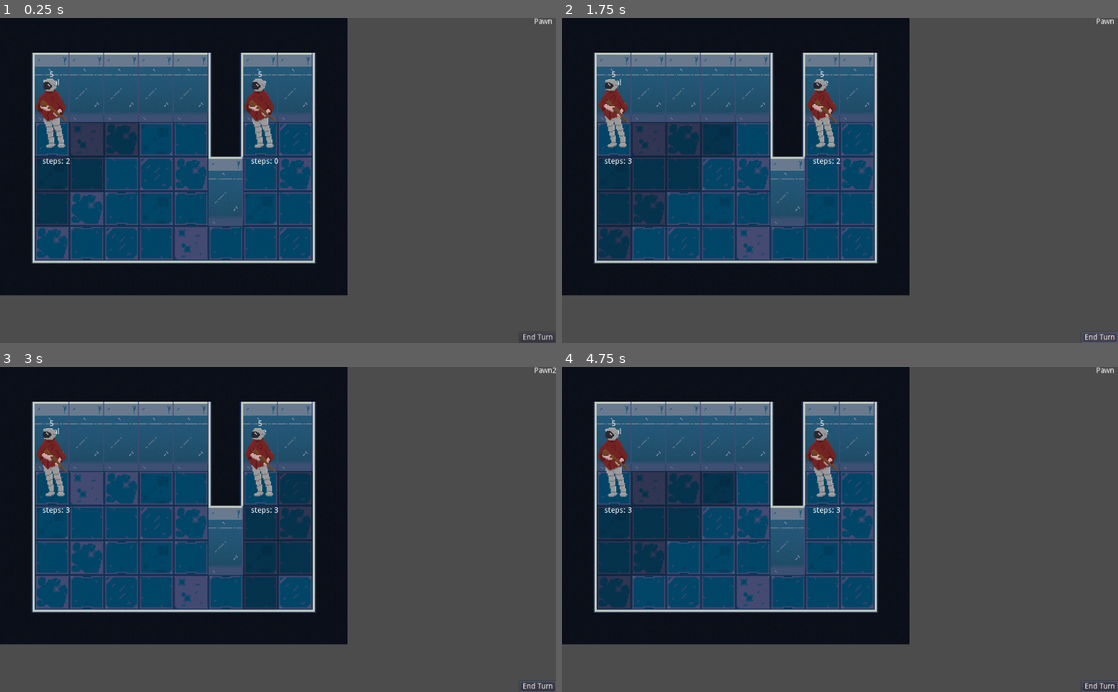
Above: before the commit, frames 1-4 (two rows, left to right).
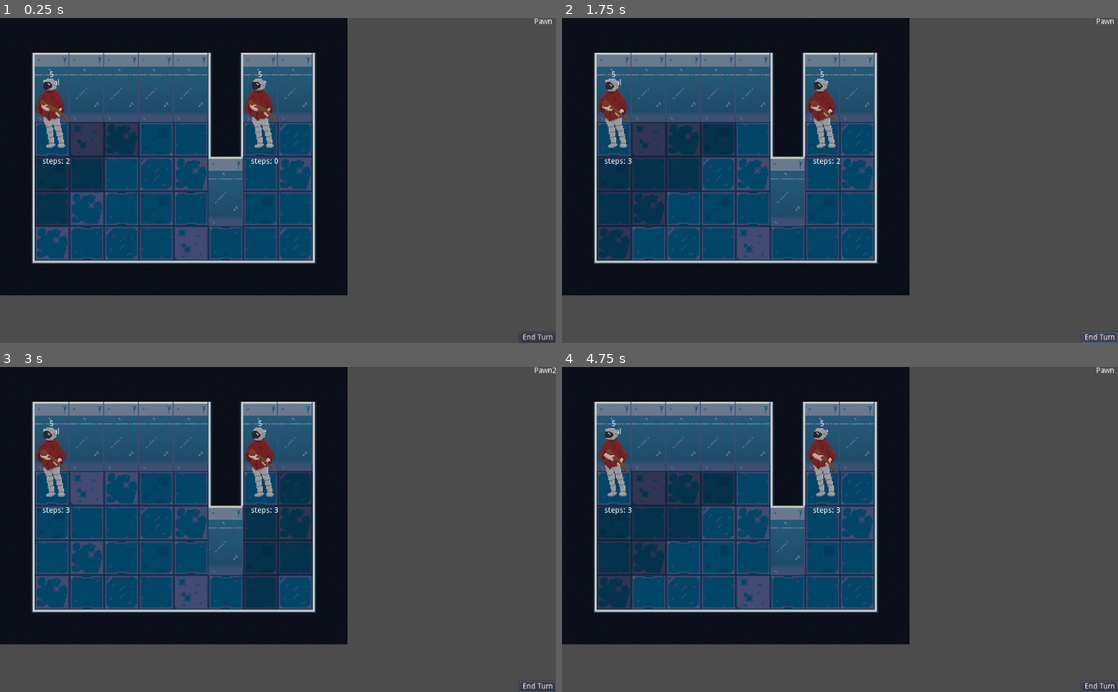
Above: after the commit, the same moments.

Repository: rudimentary-escapism/ld45
Game: Godot game, scene res://src/scenes/TestLevel.tscn
Two runs of this game, one before a commit and one after it. Both use one fixed random seed, a clock stepped at 60 frames per second and the inputs below.
Inputs (mouse positions are in pixels of both pictures, inside the frame that each line leads up to):
- Up to frame 1 (0.25 s): no input
- Up to frame 2 (1.75 s): click "End Turn" at 0.5 s; click "End Turn" at 1.25 s
- Up to frame 3 (3 s): click "End Turn" at 2 s; move the mouse to (400, 513) at 2.77 s; click (400, 513) at 2.92 s
- Up to frame 4 (4.75 s): move the mouse to (728, 545) at 3.52 s; click (728, 545) at 3.67 s; tap Enter at 4.25 s; move the mouse to (895, 458) at 4.27 s; click (895, 458) at 4.42 s

The runs differ from the first frame. In frame 1, 0.3% of the frame differs, in the area x 6-50%, y 19-36%; in frame 2, 0.5%, in the area x 6-50%, y 18-40%; in frame 3, 0.5%; in frame 4, 0.5%.
Error after the commit: Attempt to call function 'clear' in base 'null instance' on a null instance. (res://src/scripts/Level.gd:30)

Commit message:
added the shooting animation

Diff:
--- a/src/scenes/Pawn.tscn
+++ b/src/scenes/Pawn.tscn
@@ -1,16 +1,20 @@
-[gd_scene load_steps=13 format=2]
+[gd_scene load_steps=17 format=2]
 
 [ext_resource path="res://src/scripts/Pawn.gd" type="Script" id=1]
 [ext_resource path="res://assets/Character_L.png" type="Texture" id=2]
 [ext_resource path="res://assets/animations/Character_idle-1.png" type="Texture" id=3]
 [ext_resource path="res://assets/animations/Character_idle-2.png" type="Texture" id=4]
 [ext_resource path="res://assets/animations/Character_idle-3.png" type="Texture" id=5]
-[ext_resource path="res://assets/animations/Character_run-1.png" type="Texture" id=6]
-[ext_resource path="res://assets/animations/Character_run-2.png" type="Texture" id=7]
-[ext_resource path="res://assets/animations/Character_run-3.png" type="Texture" id=8]
-[ext_resource path="res://assets/animations/Character_run-4.png" type="Texture" id=9]
-[ext_resource path="res://assets/animations/Character_run-5.png" type="Texture" id=10]
-[ext_resource path="res://assets/animations/Character_run-6.png" type="Texture" id=11]
+[ext_resource path="res://assets/animations/Character_shooting-1.png" type="Texture" id=6]
+[ext_resource path="res://assets/animations/Character_shooting-2.png" type="Texture" id=7]
+[ext_resource path="res://assets/animations/Character_shooting-3.png" type="Texture" id=8]
+[ext_resource path="res://assets/animations/Character_shooting-4.png" type="Texture" id=9]
+[ext_resource path="res://assets/animations/Character_run-1.png" type="Texture" id=10]
+[ext_resource path="res://assets/animations/Character_run-2.png" type="Texture" id=11]
+[ext_resource path="res://assets/animations/Character_run-3.png" type="Texture" id=12]
+[ext_resource path="res://assets/animations/Character_run-4.png" type="Texture" id=13]
+[ext_resource path="res://assets/animations/Character_run-5.png" type="Texture" id=14]
+[ext_resource path="res://assets/animations/Character_run-6.png" type="Texture" id=15]
 
 [sub_resource type="SpriteFrames" id=1]
 animations = [ {
@@ -19,7 +23,12 @@
 "name": "default",
 "speed": 3.0
 }, {
-"frames": [ ExtResource( 6 ), ExtResource( 7 ), ExtResource( 8 ), ExtResource( 9 ), ExtResource( 10 ), ExtResource( 11 ) ],
+"frames": [ ExtResource( 6 ), ExtResource( 7 ), ExtResource( 8 ), ExtResource( 9 ), ExtResource( 8 ), ExtResource( 7 ), ExtResource( 6 ) ],
+"loop": true,
+"name": "shooting",
+"speed": 5.0
+}, {
+"frames": [ ExtResource( 10 ), ExtResource( 11 ), ExtResource( 12 ), ExtResource( 13 ), ExtResource( 14 ), ExtResource( 15 ) ],
 "loop": true,
 "name": "run",
 "speed": 4.0
@@ -60,5 +69,5 @@
 [node name="AnimatedSprite" type="AnimatedSprite" parent="."]
 position = Vector2( 32, -16 )
 frames = SubResource( 1 )
-frame = 3
+frame = 2
 playing = true
--- a/src/scenes/TestLevel.tscn
+++ b/src/scenes/TestLevel.tscn
@@ -157,18 +157,6 @@
 0/shapes = [  ]
 0/z_index = 0
 
-[sub_resource type="TileSet" id=4]
-0/name = "Empty.png 0"
-0/texture = ExtResource( 7 )
-0/tex_offset = Vector2( 0, 0 )
-0/modulate = Color( 0, 1, 0, 0.643137 )
-0/region = Rect2( 0, 0, 64, 64 )
-0/tile_mode = 0
-0/occluder_offset = Vector2( 0, 0 )
-0/navigation_offset = Vector2( 0, 0 )
-0/shapes = [  ]
-0/z_index = 0
-
 [node name="TestLevel" type="Node2D"]
 script = ExtResource( 1 )
 
@@ -220,8 +208,4 @@
 tile_set = SubResource( 3 )
 format = 1
 script = ExtResource( 20 )
-
-[node name="AttackArea" type="TileMap" parent="."]
-tile_set = SubResource( 4 )
-format = 1
 [connection signal="pressed" from="UI/EndTurnButton" to="UI" method="_on_EndTurnButton_pressed"]
Binary file added: assets/animations/Character_shooting-1.png
Not shown, added: assets/animations/Character_shooting-1.png.import
Binary file added: assets/animations/Character_shooting-2.png
Not shown, added: assets/animations/Character_shooting-2.png.import
Binary file added: assets/animations/Character_shooting-3.png
Not shown, added: assets/animations/Character_shooting-3.png.import
Binary file added: assets/animations/Character_shooting-4.png
Not shown, added: assets/animations/Character_shooting-4.png.import
Not shown: 1 places in src/scenes/TestLevel.tscn that only renumber resources
